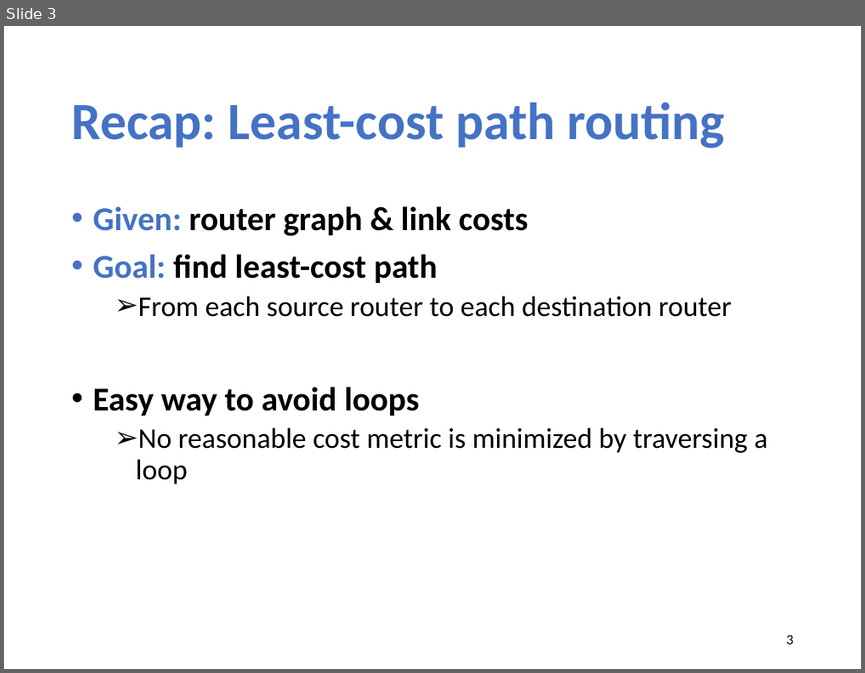
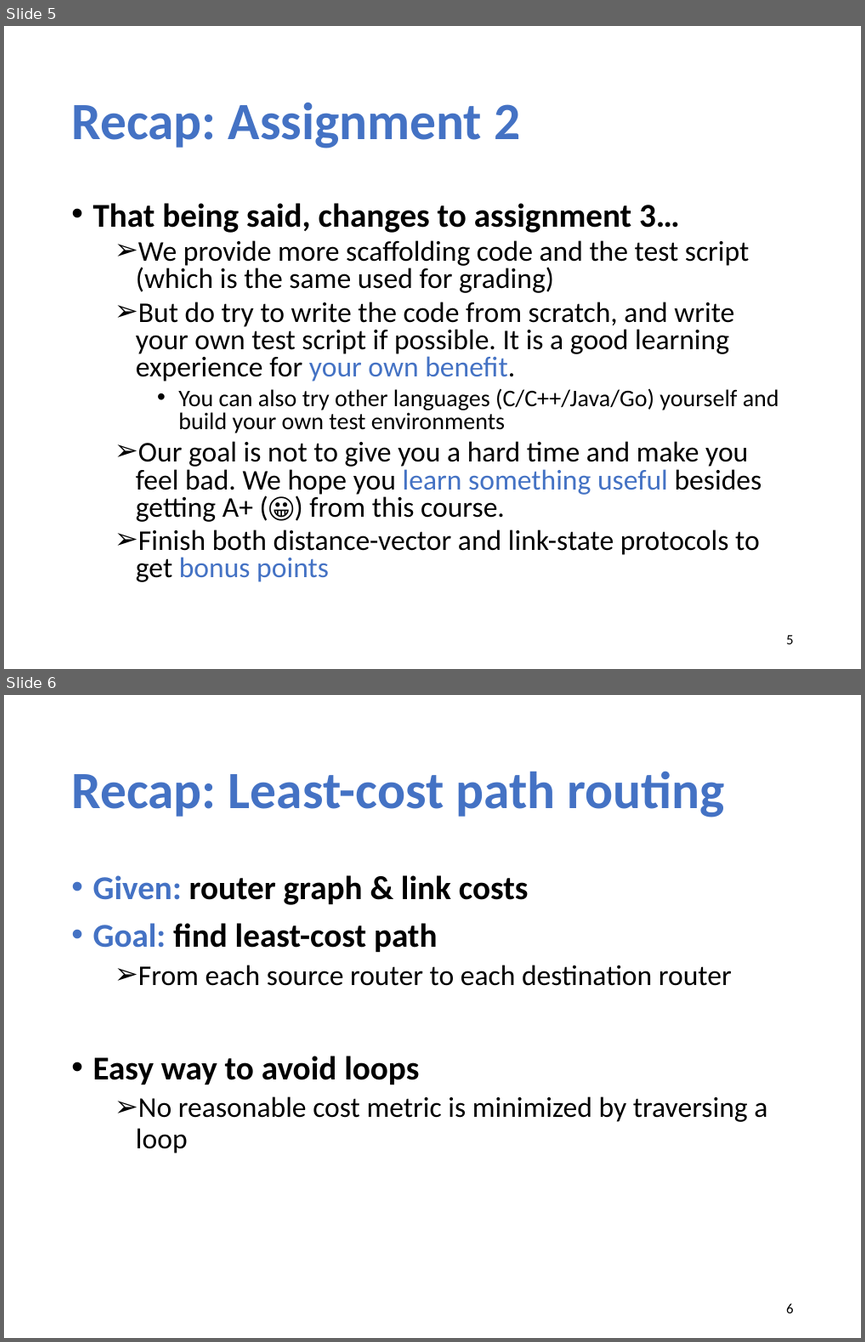
Before and after one commit to xinjin/course-net, a slide deck: slides/lec13_routing_algorithms.pptx. Shown one above the other, each under a label of ours: slide 3 before the commit, slides 5 and 6 after it. The pictures are 865x673 and 865x1342 pixels, drawn with LibreOffice and Linux fonts; fonts in the diff are those of the drawing. Boxes give left, top, right and bottom in pixels: in the first picture for what was removed or moved away, otherwise in the second. Text is boxed around its words. In the diff, an @@ line names an element or a change of style, - is before the commit and + after.

```diff
--- a/slides/lec13_routing_algorithms.pptx
+++ b/slides/lec13_routing_algorithms.pptx
@@ slide 5 added at bbox=[4, 26, 861, 669], background #FFFFFF @@
@@ title added at bbox=[71, 102, 520, 148], 44 pt, text #4472C4, bold @@
+Recap: Assignment 2
@@ text added at bbox=[93, 203, 779, 582], 24 pt, text #000000 @@
+• That being said, changes to assignment 3…
+  ➢ We provide more scaffolding code and the test script (which is the same used for grading)
+  ➢ But do try to write the code from scratch, and write your own test script if possible. It is a good learning experience for your own benefit.
+    • You can also try other languages (C/C++/Java/Go) yourself and build your own test environments
+  ➢ Our goal is not to give you a hard time and make you feel bad. We hope you learn something useful besides getting A+ (😀) from this course.
+  ➢ Finish both distance-vector and link-state protocols to get bonus points
@@ page number added at bbox=[786, 635, 793, 644], 12 pt, text #000000 @@
+5
@@ what was slide 3 is now slide 6 @@
@@ page number at bbox=[786, 1303, 793, 1313]: text changed @@
-3
+6
```
Also in this commit, not shown: 4 slides changed, 3 other slides added.
